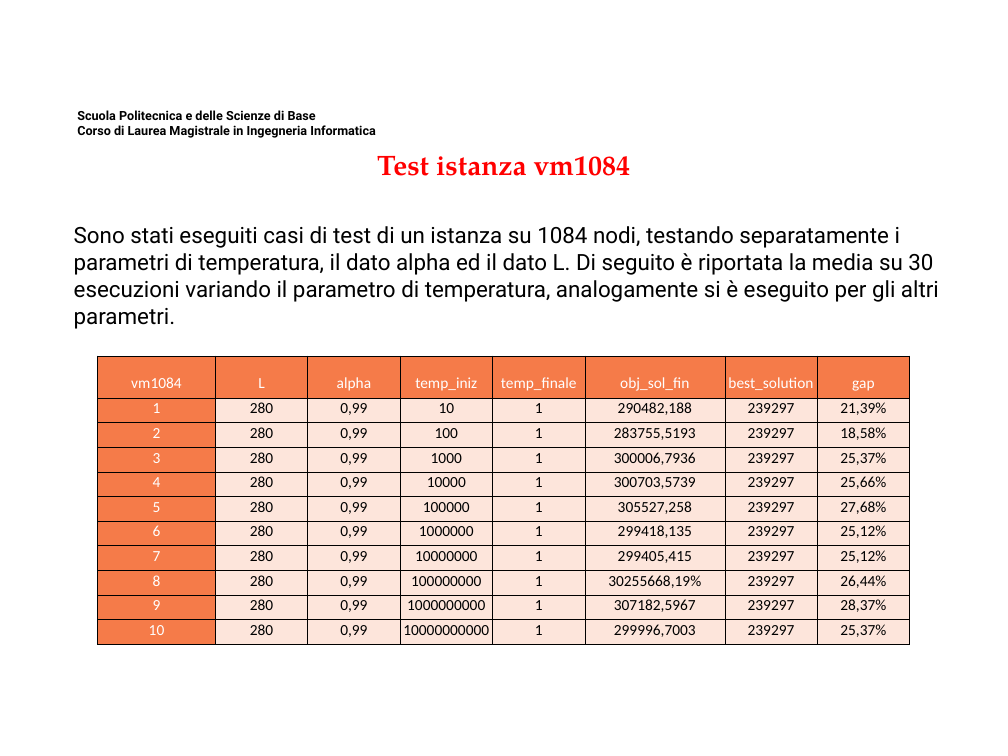
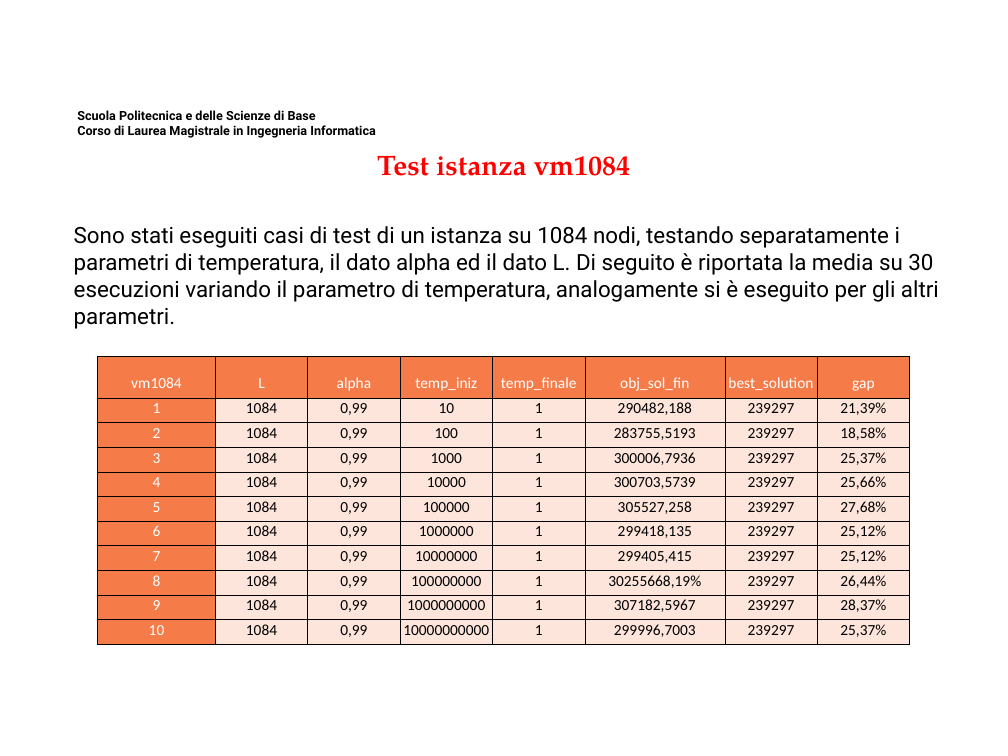
Before and after one commit to MicheleMaresca98/TSP-SimulatedAnnealing, a slide deck: slide 26 of Presentazione Elaborato Ricerca Operativa.pptx (slide 28 before the commit). Drawn at 1008x756 pixels with LibreOffice and Linux fonts; fonts in the diff are those of the drawing; background and template pictures are left out. Boxes give left, top, right and bottom in pixels: in the first picture for what was removed or moved away, otherwise in the second. Text is boxed around its words. In the diff, an @@ line names an element or a change of style, - is before the commit and + after.

```diff
--- a/Presentazione Elaborato Ricerca Operativa.pptx
+++ b/Presentazione Elaborato Ricerca Operativa.pptx
@@ table at [98,356,912,643] @@
-row 2, column 2: 280
+row 2, column 2: 1084
-row 3, column 2: 280
+row 3, column 2: 1084
-row 4, column 2: 280
+row 4, column 2: 1084
-row 5, column 2: 280
+row 5, column 2: 1084
-row 6, column 2: 280
+row 6, column 2: 1084
-row 7, column 2: 280
+row 7, column 2: 1084
-row 8, column 2: 280
+row 8, column 2: 1084
-row 9, column 2: 280
+row 9, column 2: 1084
-row 10, column 2: 280
+row 10, column 2: 1084
-row 11, column 2: 280
+row 11, column 2: 1084
```
Also in this commit, not shown: 4 other slides changed, 2 slides removed, 2 other files.
